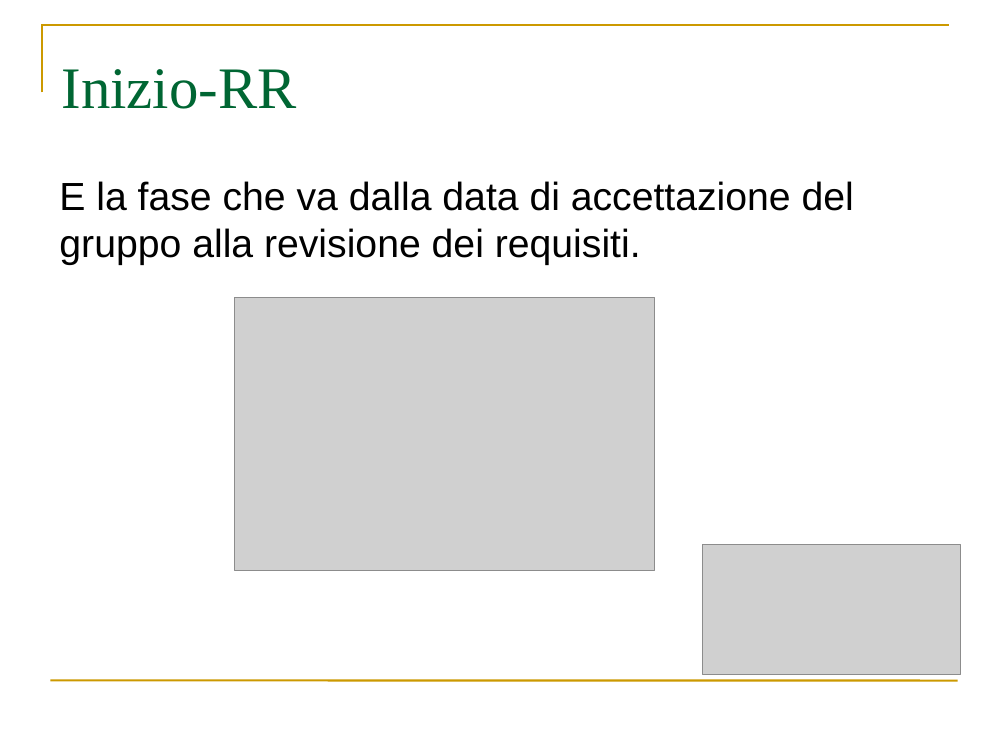
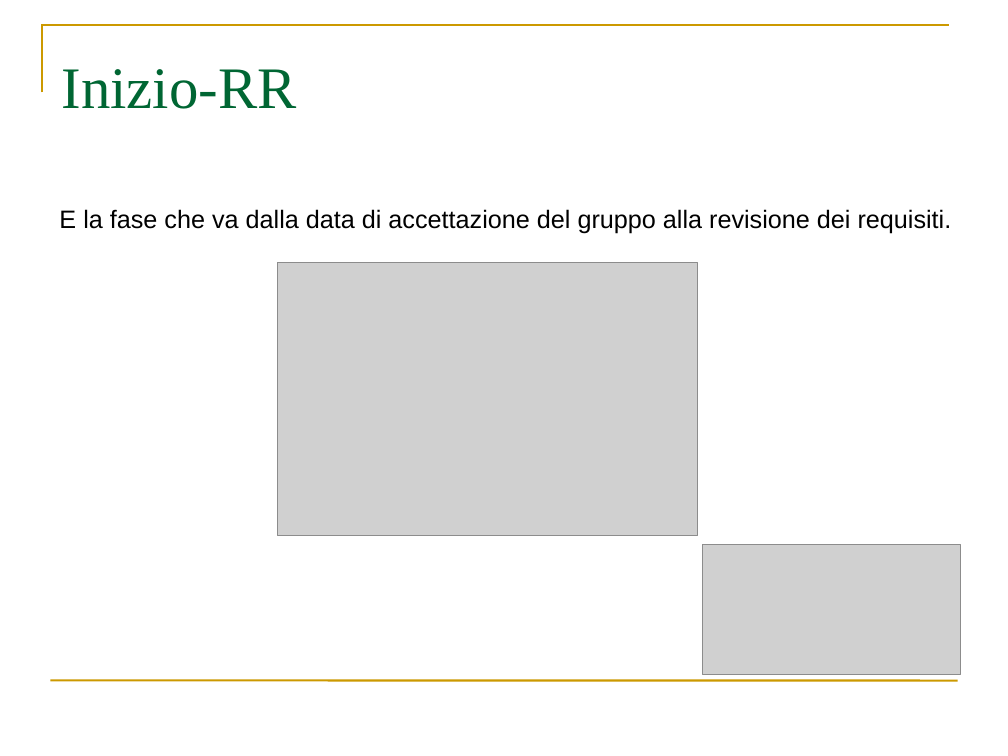
Before and after one commit to webshape/ajaxdraw, a slide deck: slide 9 of doc/PresentazioneRR/PresentazionePianoDiProgetto.ppt. Drawn at 1008x756 pixels with LibreOffice and Linux fonts; fonts in the diff are those of the drawing; grey boxes stand for pictures. Boxes give left, top, right and bottom in pixels: in the first picture for what was removed or moved away, otherwise in the second. Text is boxed around its words. In the diff, an @@ line names an element or a change of style, - is before the commit and + after.

```diff
--- a/doc/PresentazioneRR/PresentazionePianoDiProgetto.ppt
+++ b/doc/PresentazioneRR/PresentazionePianoDiProgetto.ppt
@@ text "E la fase che va ..." at (59, 209, 952, 233): size 28 to 18 pt @@
@@ picture: place and size @@
-picture at (235, 297, 654, 571)
+picture at (278, 263, 698, 536)
```
Also in this commit, not shown: 2 other slides changed.
